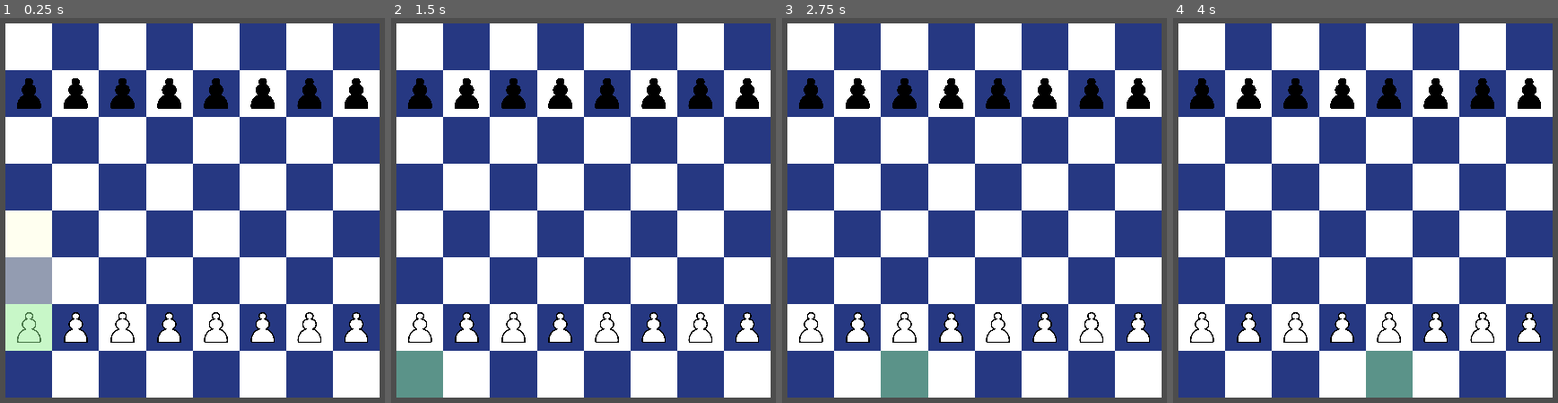
Above: before the commit, frames 1-4 (left to right).
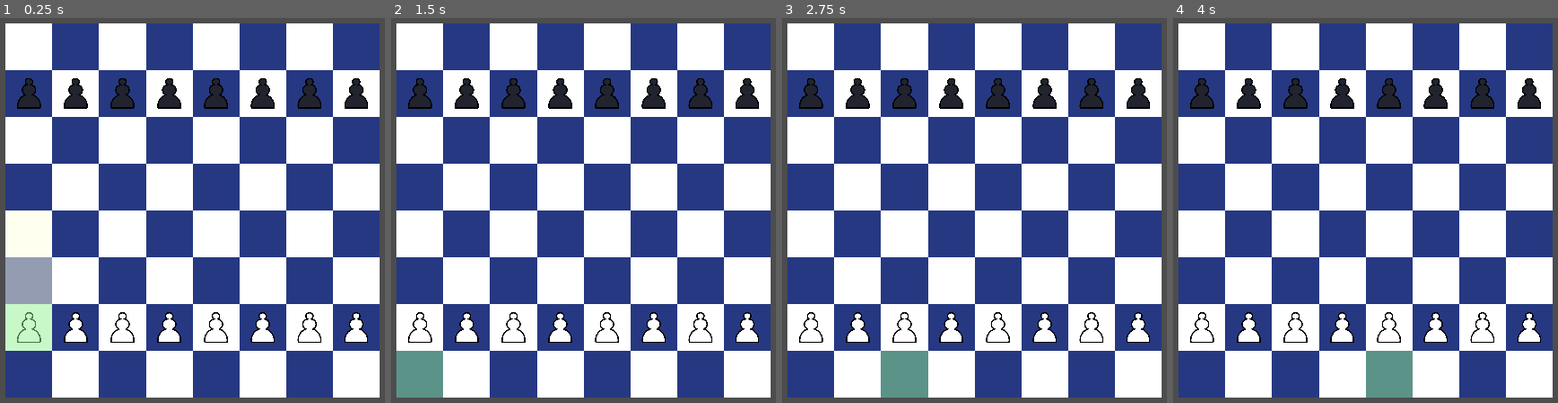
Above: after the commit, the same moments.

Repository: for-i-in-team/chess-plus
Game: Godot game, scene res://scenes/screens/chess_board.tscn
Two runs of this game, one before a commit and one after it. Both use one fixed random seed, a clock stepped at 60 frames per second and the inputs below.
Inputs (mouse positions are in pixels of both pictures, inside the frame that each line leads up to):
- Up to frame 1 (0.25 s): no input
- Up to frame 2 (1.5 s): tap Enter at 0.5 s; move the mouse to (421, 376) at 0.52 s; click (421, 376) at 0.67 s; tap Space at 1.25 s; move the mouse to (468, 376) at 1.27 s; click (468, 376) at 1.42 s
- Up to frame 3 (2.75 s): tap Enter at 2 s; move the mouse to (905, 376) at 2.02 s; click (905, 376) at 2.17 s
- Up to frame 4 (4 s): tap Space at 2.75 s; move the mouse to (1342, 376) at 2.77 s; click (1342, 376) at 2.92 s; tap Enter at 3.5 s; move the mouse to (1388, 376) at 3.52 s; click (1388, 376) at 3.67 s

The runs differ from the first frame. In frame 1, 1.8% of the frame differs, in the area x 4-96%, y 15-24%; in frame 2, 1.8%; in frame 3, 1.8%; in frame 4, 1.8%.

Commit message:
Tweak black piece color

Diff:
--- a/scripts/model/piece.gd
+++ b/scripts/model/piece.gd
@@ -8,7 +8,7 @@
     var move_direction : Vector2
 
     static var white = PieceColor.new("White", Color.WHITE, Vector2(0, 1))
-    static var black = PieceColor.new("Black", Color.BLACK, Vector2(0, -1))
+    static var black = PieceColor.new("Black", Color(0.13,0.14,0.18), Vector2(0, -1))
 
     func _init(_name, _color, _move_direction):
         name = _name
